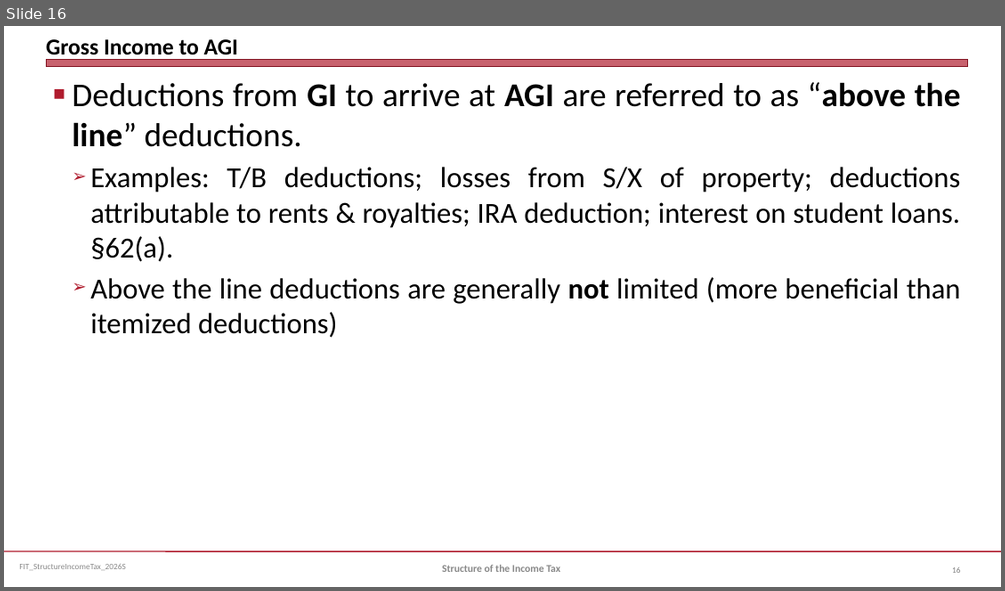
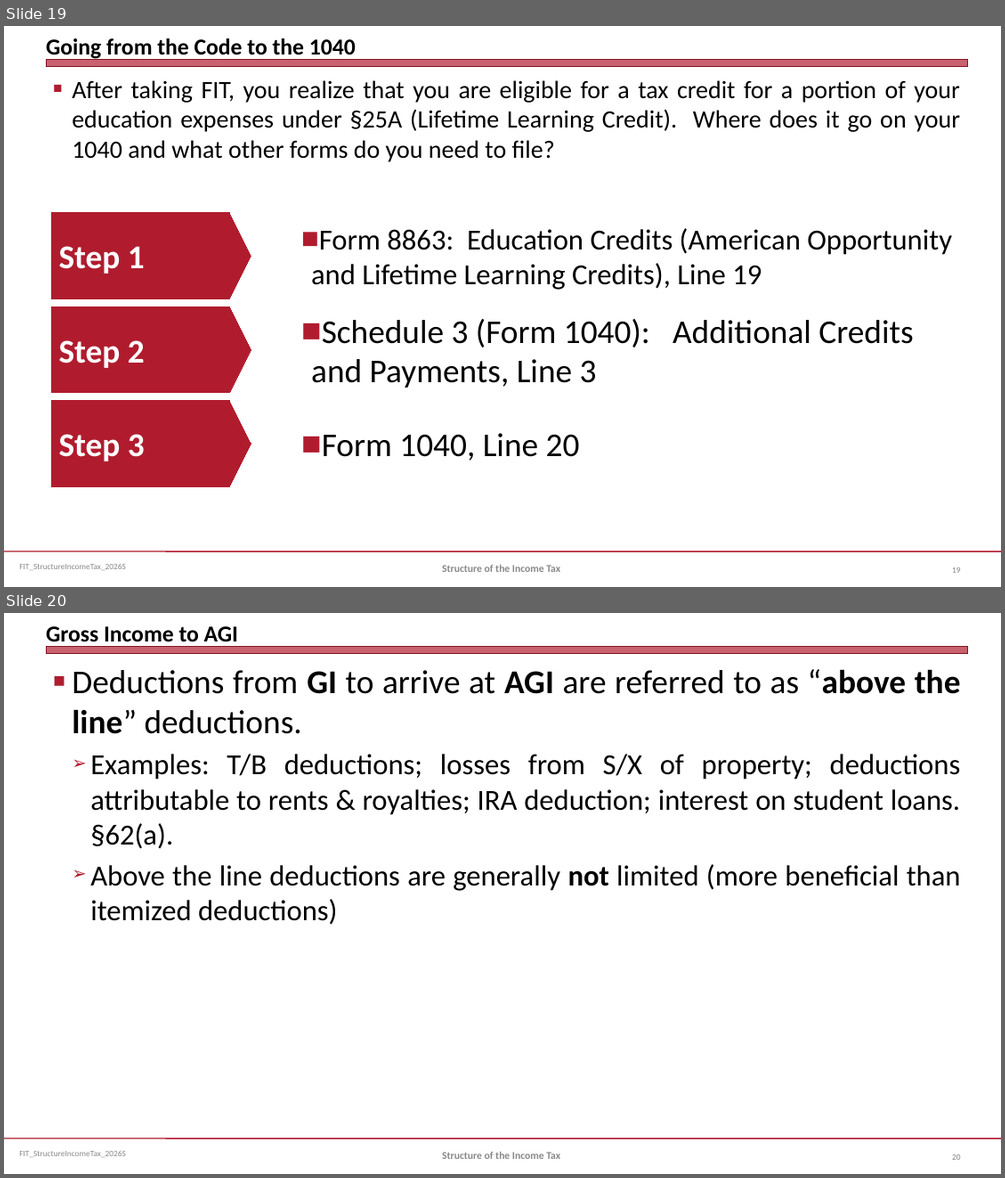
Before and after one commit to jmc877/Fed-Income-Tax, a slide deck: slides/FIT_StructureIncomeTax_2026S.pptx. Shown one above the other, each under a label of ours: slide 16 before the commit, slides 19 and 20 after it. The pictures are 1005x591 and 1005x1178 pixels, drawn with LibreOffice and Linux fonts; fonts in the diff are those of the drawing. Boxes give left, top, right and bottom in pixels: in the first picture for what was removed or moved away, otherwise in the second. Text is boxed around its words. In the diff, an @@ line names an element or a change of style, - is before the commit and + after.

```diff
--- a/slides/FIT_StructureIncomeTax_2026S.pptx
+++ b/slides/FIT_StructureIncomeTax_2026S.pptx
@@ slide 19 added at (4, 26, 1001, 587), background #FFFFFF; not listed: 3 template elements that a slide beside it also shows @@
@@ title added at (46, 38, 356, 60), 22 pt, text #000000, bold @@
+Going from the Code to the 1040
@@ text added at (72, 80, 961, 162), 24 pt, text #000000 @@
+■ After taking FIT, you realize that you are eligible for a tax credit for a portion of your education expenses under §25A (Lifetime Learning Credit). Where does it go on your 1040 and what other forms do you need to file?
@@ pentagon arrow added at (51, 213, 251, 299), fill #B01C2E, outline #B01C2E 0.75 pt, 32 pt, text #FFFFFF, bold @@
+Step 1
@@ text added at (311, 228, 952, 289), 28 pt, text #000000 @@
+■ Form 8863: Education Credits (American Opportunity and Lifetime Learning Credits), Line 19
@@ pentagon arrow added at (51, 306, 251, 393), fill #B01C2E, outline #B01C2E 0.75 pt, 32 pt, text #FFFFFF, bold @@
+Step 2
@@ text added at (311, 319, 913, 387), 32 pt, text #000000 @@
+■ Schedule 3 (Form 1040): Additional Credits and Payments, Line 3
@@ pentagon arrow added at (51, 401, 251, 487), fill #B01C2E, outline #B01C2E 0.75 pt, 32 pt, text #FFFFFF, bold @@
+Step 3
@@ text added at (322, 433, 580, 460), 32 pt, text #000000 @@
+■ Form 1040, Line 20
@@ text added at (442, 564, 560, 572), 10 pt, text #898989, bold @@
+Structure of the Income Tax
@@ page number added at (952, 567, 960, 572), 8 pt, text #808080 @@
+19
@@ what was slide 16 is now slide 20 @@
```
Also in this commit, not shown: 22 slides changed, 4 other slides added, 2 other files.
